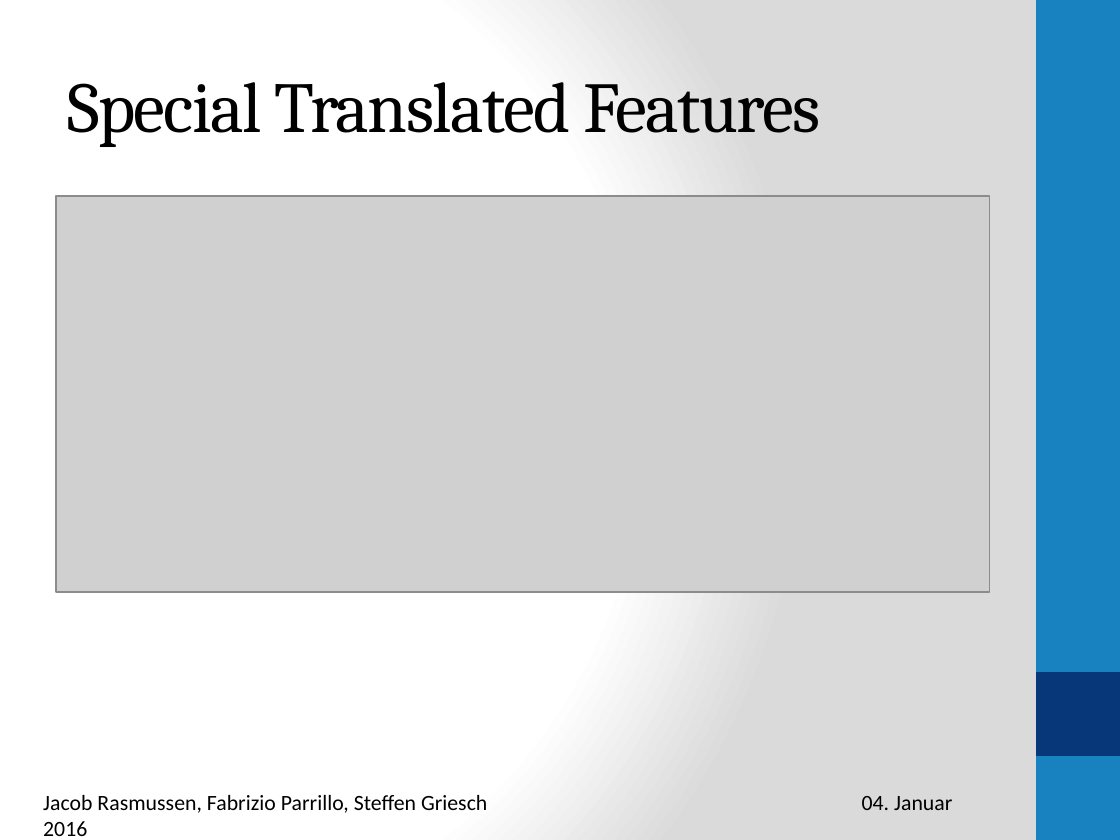
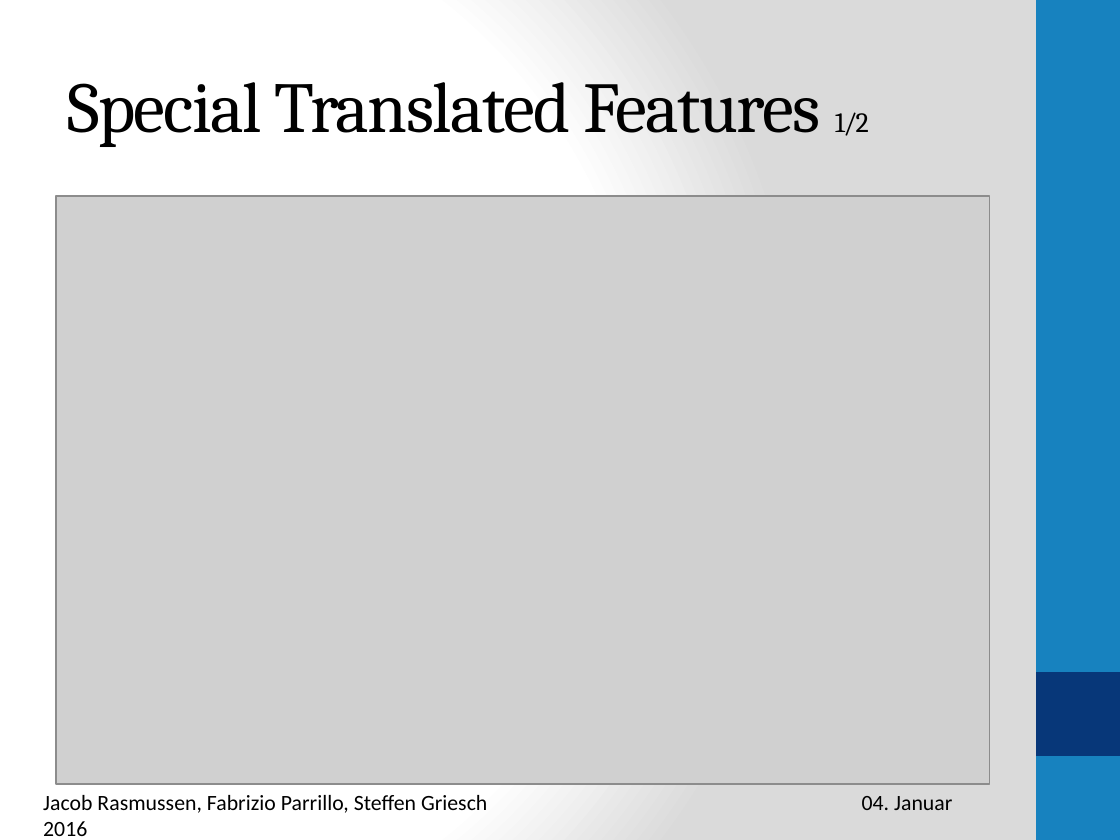
Before and after one commit to rasmussenj/PlasmidSequences, a slide deck: slide 9 of Präsentation1.pptx (slide 5 before the commit). Drawn at 1120x840 pixels with LibreOffice and Linux fonts; fonts in the diff are those of the drawing; grey boxes stand for pictures. Boxes give left, top, right and bottom in pixels: in the first picture for what was removed or moved away, otherwise in the second. Text is boxed around its words. In the diff, an @@ line names an element or a change of style, - is before the commit and + after.

```diff
--- a/Präsentation1.pptx
+++ b/Präsentation1.pptx
@@ title at (x1=67, y1=82, x2=869, y2=147): text changed @@
-Special Translated Features
+Special Translated Features 1/2
@@ picture resized from (x1=56, y1=196, x2=989, y2=592) to (x1=56, y1=196, x2=989, y2=784) @@
```
Also in this commit, not shown: 3 other slides changed, 4 slides added, 2 slides removed.
